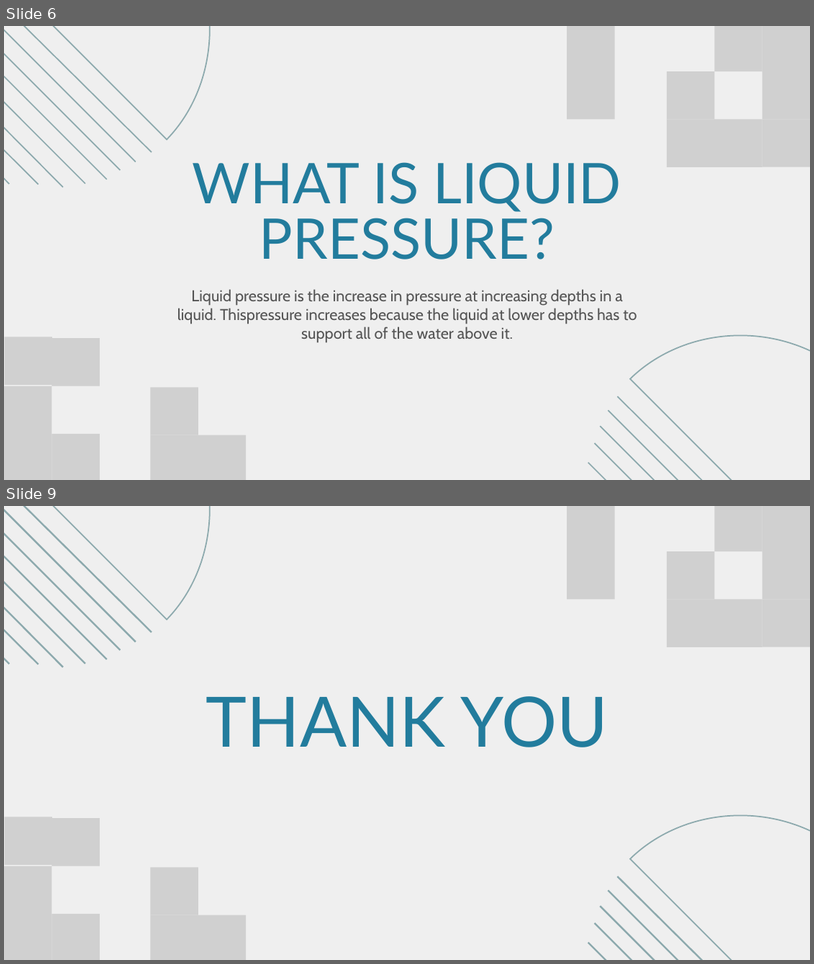
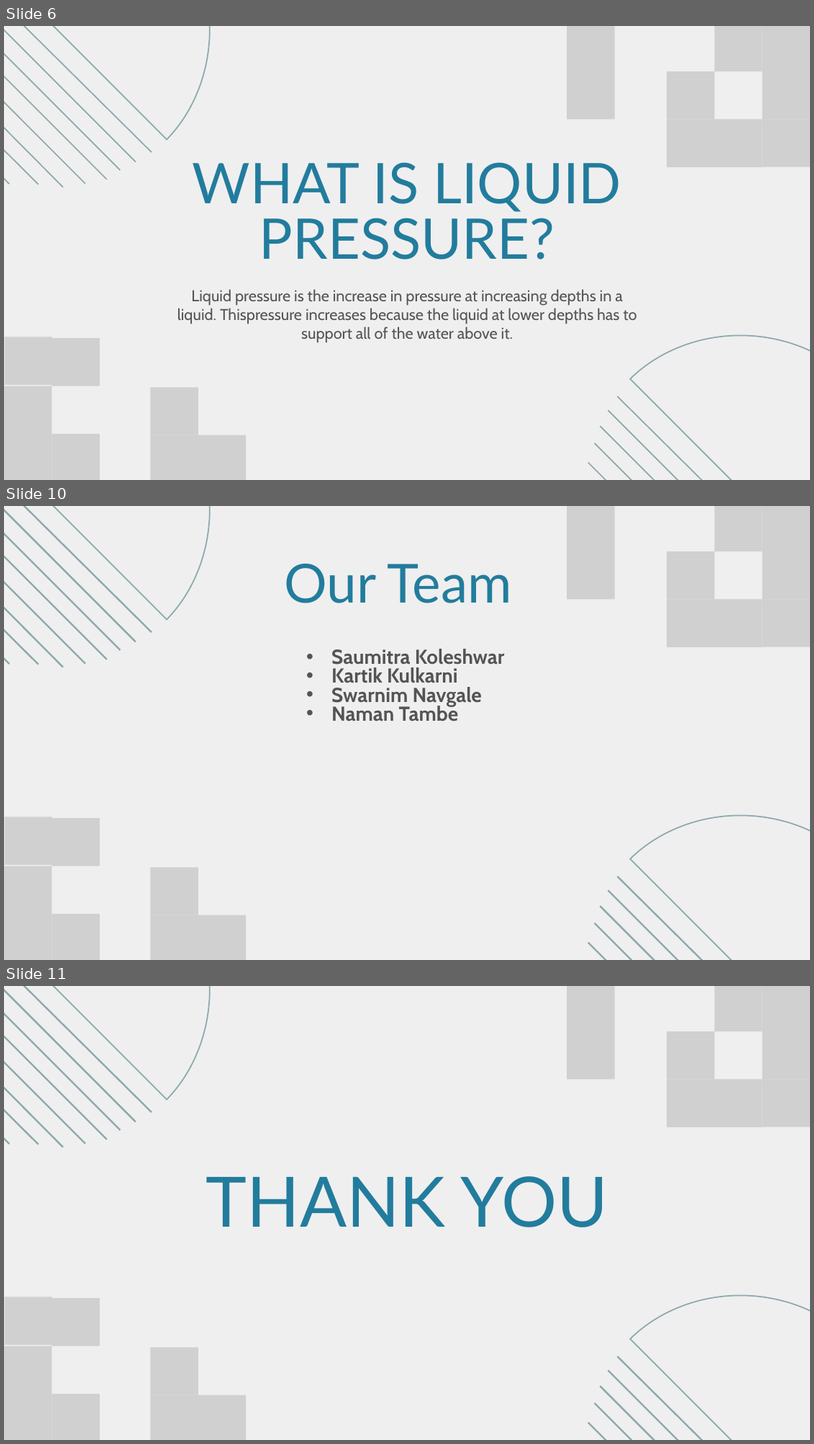
Before and after one commit to MrHyplex9511/Project_files, a slide deck: Data/Pressure exerted by matter.pptx. Shown one above the other, each under a label of ours: slides 6 and 9 before the commit, slides 6, 10 and 11 after it; the slides between them are not shown. The pictures are 814x964 and 814x1444 pixels, drawn with LibreOffice and Linux fonts; fonts in the diff are those of the drawing; grey boxes stand for pictures. Boxes give left, top, right and bottom in pixels: in the first picture for what was removed or moved away, otherwise in the second. Text is boxed around its words. In the diff, an @@ line names an element or a change of style, - is before the commit and + after.

```diff
--- a/Data/Pressure exerted by matter.pptx
+++ b/Data/Pressure exerted by matter.pptx
@@ slide 10 added at box(4, 506, 810, 960), background #EFEFEF @@
@@ picture added at box(567, 506, 615, 551) @@
@@ picture added at box(715, 506, 763, 551) @@
@@ picture added at box(762, 506, 810, 551) @@
@@ group added at box(4, 506, 278, 667): 8 lines, 1 freeform shape @@
@@ text added at box(284, 564, 512, 603), 96 pt, text #227C9D @@
+Our Team
@@ picture added at box(567, 551, 615, 599) @@
@@ picture added at box(667, 551, 715, 599) @@
@@ picture added at box(762, 551, 810, 599) @@
@@ picture added at box(667, 599, 715, 647) @@
@@ picture added at box(715, 599, 763, 647) @@
@@ picture added at box(762, 599, 810, 647) @@
@@ text added at box(332, 649, 505, 721), 36 pt, text #545454, bold @@
+• Saumitra Koleshwar
+• Kartik Kulkarni
+• Swarnim Navgale
+• Naman Tambe
@@ picture added at box(5, 816, 52, 865) @@
@@ picture added at box(52, 818, 100, 866) @@
@@ picture added at box(4, 866, 52, 914) @@
@@ picture added at box(150, 867, 198, 915) @@
@@ picture added at box(4, 914, 52, 960) @@
@@ picture added at box(52, 914, 100, 960) @@
@@ picture added at box(150, 915, 198, 960) @@
@@ picture added at box(198, 915, 247, 960) @@
@@ group added at box(589, 747, 810, 960): 5 lines, 1 freeform shape @@
@@ what was slide 9 is now slide 11 @@
```
Also in this commit, not shown: 5 slides changed, 1 other slide added.
